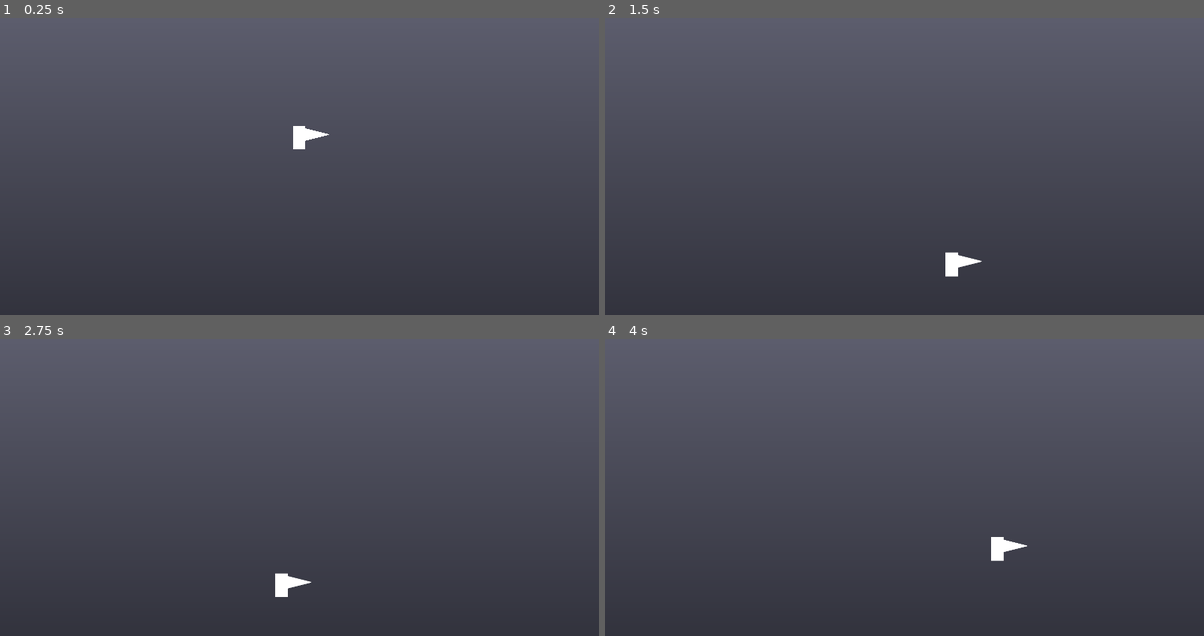
Above: before the commit, frames 1-4 (two rows, left to right).
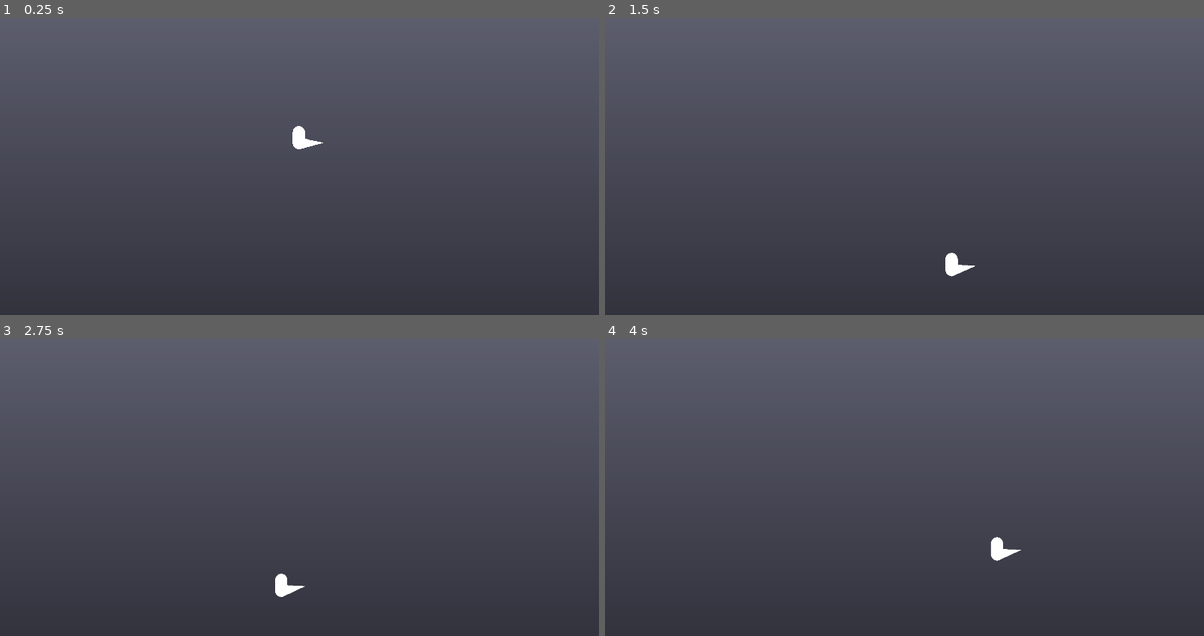
Above: after the commit, the same moments.

Repository: wahfl2/nightmare
Game: Godot game, scene res://game.tscn
Same seed, same stepped clock (60 frames per second), same inputs: the game is played once before the commit and once after it.
Inputs:
- Up to frame 1 (0.25 s): no input
- Up to frame 2 (1.5 s): tap Enter (ui_accept) at 0.5, 0.77 s; hold Right (ui_right) 0.53-1.28 s; hold Left (ui_left) from 1.28 s (still down)
- Up to frame 3 (2.75 s): tap Enter (ui_accept) at 1.52 s; release Left (ui_left) at 2.03 s; hold Right (ui_right) from 2.03 s (still down)
- Up to frame 4 (4 s): tap Enter (ui_accept) at 3.02, 3.77 s; release Right (ui_right) at 3.53 s; hold Left (ui_left) from 3.53 s (still down)

The runs differ from the first frame. In frame 1, 0.1% of the frame differs, in the area x 48-55%, y 36-45%; in frame 2, 0.2%, in the area x 56-63%, y 78-88%; in frame 3, 0.2%; in frame 4, 0.2%.

Commit message:
tail attempt

Diff:
--- a/Tail.gd
+++ b/Tail.gd
@@ -1,35 +1,34 @@
-extends MeshInstance2D
+extends Polygon2D
 
-
-const TAIL_ORIGIN = Vector2(0, -10)
-const TAIL_START_RADIUS = 25.0
-const TAIL_LENGTH = 100.0
-const TAIL_MESH_RES = 30
-
-
-func add_vertex2(st: SurfaceTool, v: Vector2):
-	st.add_vertex(Vector3(v.x, v.y, 0))
 
 # Called when the node enters the scene tree for the first time.
 func _ready():
-	var st = SurfaceTool.new()
-	st.begin(Mesh.PRIMITIVE_TRIANGLE_STRIP)
-	st.set_color(Color.WHITE)
+	pass # Replace with function body.
 
-	add_vertex2(st, TAIL_ORIGIN + Vector2(0, TAIL_START_RADIUS))
-	for i in TAIL_MESH_RES:
-		var delta = i / float(TAIL_MESH_RES)
-		var y_add = (1.0 - delta) * TAIL_START_RADIUS
-		y_add *= (i % 2) * 2 - 1
-
-		var x_add = delta * TAIL_LENGTH
-		add_vertex2(st, TAIL_ORIGIN + Vector2(x_add, y_add))
-
-	mesh = st.commit()
-
+func atan2vec(v: Vector2) -> float:
+	return atan2(v.y, v.x)
 
 
 # Called every frame. 'delta' is the elapsed time since the previous frame.
 func _process(delta):
+	var player_vel: Vector2 = $"..".velocity
+	var point = -player_vel
 
-	pass
+	var angle0 = atan2vec(point * Vector2(1.0, 0.1))
+	var angle1 = atan2vec(point * Vector2(1.0, 0.25)) - angle0
+	var angle2 = atan2vec(point * Vector2(1.0, 0.5)) - angle1 - angle0
+	var angle3 = atan2vec(point * Vector2(1.0, 1.0)) - angle2 - angle1 - angle0
+
+	var skel = get_node(self.skeleton)
+
+	var bone0: Bone2D = skel.find_child("b0")
+	bone0.rotation += (angle0 - bone0.rotation) / 1000
+
+	var bone1: Bone2D = skel.find_child("b1")
+	bone1.rotation += (angle1 - bone1.rotation) / 1000
+
+	var bone2: Bone2D = skel.find_child("b2")
+	bone2.rotation += (angle2 - bone2.rotation) / 1000
+
+	var bone3: Bone2D = skel.find_child("b3")
+	bone3.rotation += (angle3 - bone3.rotation) / 1000
--- a/game.tscn
+++ b/game.tscn
@@ -1,8 +1,9 @@
-[gd_scene load_steps=11 format=3 uid="uid://drsd83xo1lmlb"]
+[gd_scene load_steps=10 format=3 uid="uid://drsd83xo1lmlb"]
 
 [ext_resource type="Script" path="res://Player.gd" id="1_e3vgh"]
 [ext_resource type="Script" path="res://camera2.gd" id="2_iciky"]
 [ext_resource type="Script" path="res://Tail.gd" id="3_dygdw"]
+[ext_resource type="Texture2D" uid="uid://d35mkxaaim86a" path="res://white_tex.png" id="3_vo0nk"]
 
 [sub_resource type="QuadMesh" id="QuadMesh_cfhte"]
 
@@ -12,13 +13,9 @@
 [sub_resource type="GradientTexture1D" id="GradientTexture1D_i1lwt"]
 gradient = SubResource("Gradient_y8stw")
 
-[sub_resource type="QuadMesh" id="QuadMesh_qsauu"]
-
 [sub_resource type="CapsuleShape2D" id="CapsuleShape2D_rn7dh"]
 radius = 20.0
 height = 76.0
-
-[sub_resource type="ArrayMesh" id="ArrayMesh_rc73b"]
 
 [sub_resource type="RectangleShape2D" id="RectangleShape2D_lifuj"]
 size = Vector2(3578, 176)
@@ -41,24 +38,53 @@
 [node name="World" type="Node2D" parent="."]
 
 [node name="Player" type="CharacterBody2D" parent="World"]
-position = Vector2(-1, -61)
+position = Vector2(-2, -61)
 script = ExtResource("1_e3vgh")
 
-[node name="Mesh" type="MeshInstance2D" parent="World/Player"]
-position = Vector2(-1.90735e-06, -1.23978e-05)
-scale = Vector2(40, 76)
-mesh = SubResource("QuadMesh_qsauu")
-
 [node name="Collider" type="CollisionShape2D" parent="World/Player"]
-position = Vector2(1, 0)
 shape = SubResource("CapsuleShape2D_rn7dh")
 
-[node name="Tail" type="MeshInstance2D" parent="World/Player"]
-mesh = SubResource("ArrayMesh_rc73b")
+[node name="tail_skeleton" type="Skeleton2D" parent="World/Player"]
+position = Vector2(9.53674e-07, 18)
+scale = Vector2(1, 0.982255)
+
+[node name="b0" type="Bone2D" parent="World/Player/tail_skeleton"]
+position = Vector2(-9.53674e-07, 0)
+rest = Transform2D(1, 0, 0, 1, -9.53674e-07, 0)
+
+[node name="b1" type="Bone2D" parent="World/Player/tail_skeleton/b0"]
+position = Vector2(20, 0)
+rest = Transform2D(1, 0, 0, 1, 20, 0)
+
+[node name="b2" type="Bone2D" parent="World/Player/tail_skeleton/b0/b1"]
+position = Vector2(20, 0)
+rest = Transform2D(1, 0, 0, 1, 20, 0)
+
+[node name="b3" type="Bone2D" parent="World/Player/tail_skeleton/b0/b1/b2"]
+position = Vector2(20, 0)
+rest = Transform2D(1, 0, 0, 1, 20, 0)
+
+[node name="end" type="Bone2D" parent="World/Player/tail_skeleton/b0/b1/b2/b3"]
+position = Vector2(20, 0)
+rest = Transform2D(1, 0, 0, 1, 20, 0)
+auto_calculate_length_and_angle = false
+length = 1.0
+bone_angle = 0.0
+
+[node name="tail" type="Polygon2D" parent="World/Player"]
+texture = ExtResource("3_vo0nk")
+skeleton = NodePath("../tail_skeleton")
+polygon = PackedVector2Array(0, 38, 0, -2, 19, 3, 36, 8, 50.8758, 11.4471, 64.5188, 14.5167, 80, 18, 64.8419, 21.7895, 51.2857, 25.1786, 34.9143, 29.2714, 18.6214, 33.3447)
+uv = PackedVector2Array(5.11764, 38.69, 0.436687, 0.329313, 18.547, 4.17308, 34.3491, 7.72855, 50.8758, 11.4471, 64.5188, 14.5167, 80, 18, 64.8419, 21.7895, 51.2857, 25.1786, 34.9143, 29.2714, 18.6214, 33.3447)
+polygons = [PackedInt32Array(1, 10, 0), PackedInt32Array(1, 2, 10), PackedInt32Array(2, 9, 3), PackedInt32Array(2, 10, 9), PackedInt32Array(3, 4, 9), PackedInt32Array(4, 9, 8), PackedInt32Array(5, 4, 8), PackedInt32Array(5, 8, 7), PackedInt32Array(5, 6, 7)]
+bones = ["b0", PackedFloat32Array(1, 1, 1, 0, 0, 0, 0, 0, 0, 0, 1), "b0/b1", PackedFloat32Array(0, 0, 1, 1, 1, 0, 0, 0, 1, 1, 1), "b0/b1/b2", PackedFloat32Array(0, 0, 0, 1, 1, 1, 0, 1, 1, 1, 0), "b0/b1/b2/b3", PackedFloat32Array(0, 0, 0, 0, 0, 1, 1, 1, 0, 0, 0), "b0/b1/b2/b3/end", PackedFloat32Array(0, 0, 0, 0, 0, 0, 0, 0, 0, 0, 0)]
 script = ExtResource("3_dygdw")
 
+[node name="body" type="Polygon2D" parent="World/Player"]
+polygon = PackedVector2Array(-20, 18, -17, 28, -10, 35, 0, 38, 10, 35, 17, 28, 20, 18, 20, -18, 17, -28, 10, -35, 0, -38, -10, -35, -17, -28, -20, -18)
+
 [node name="Level" type="StaticBody2D" parent="World"]
-position = Vector2(18, 459)
+position = Vector2(17, 459)
 
 [node name="Collider" type="CollisionShape2D" parent="World/Level"]
 position = Vector2(-18, 45)
Binary file added: smalltringle.png
Not shown, added: smalltringle.png.import
Not shown, added: tail.obj
Not shown, added: tail.obj.import
Binary file added: tringle.png
Not shown, added: tringle.png.import
Binary file added: white_tex.png
Not shown, added: white_tex.png.import
